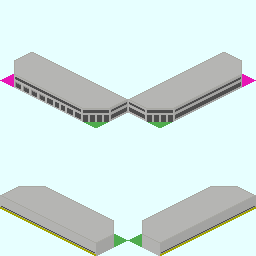
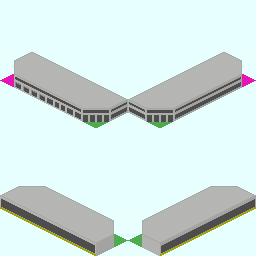
Comparing the layer stacks of the two w=256, h=256 images. Changes:
painted on "Base_Plate_1x3.png" over left=1, top=198, right=256, bottom=254
